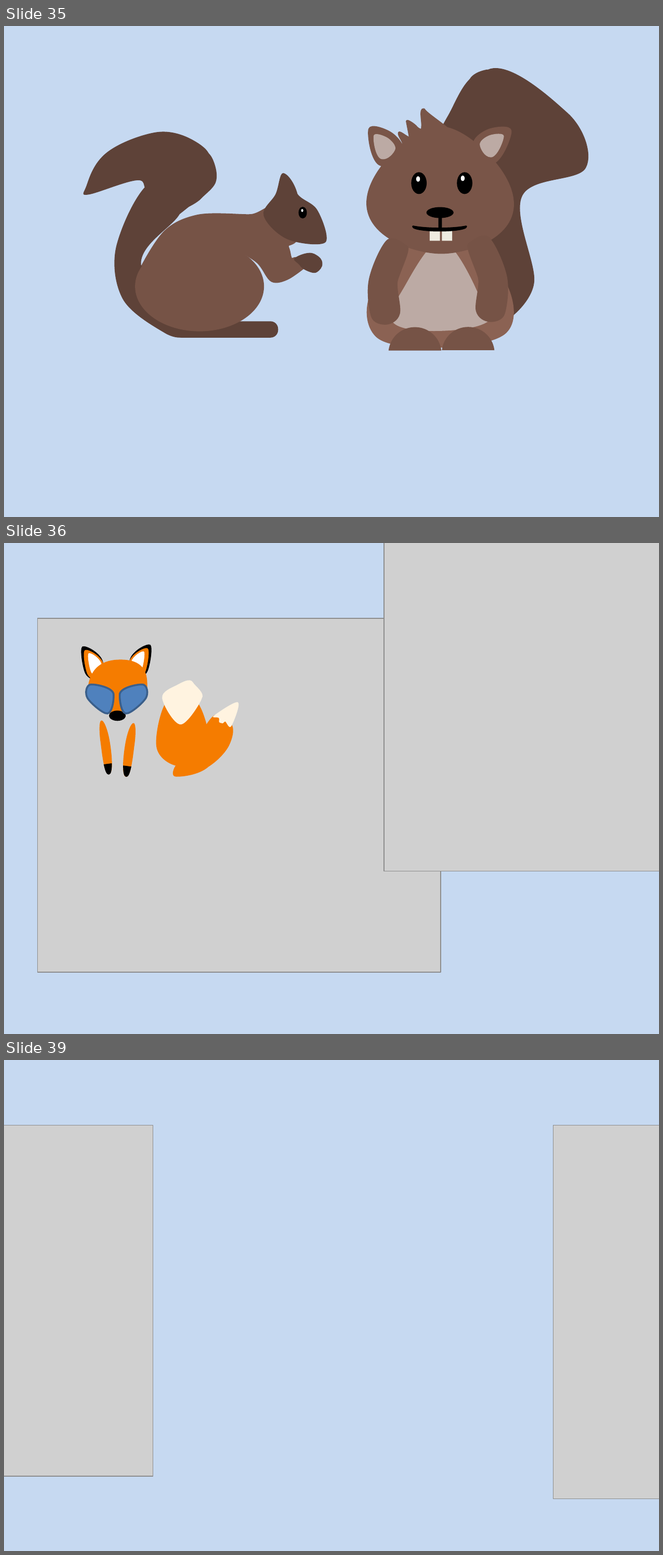
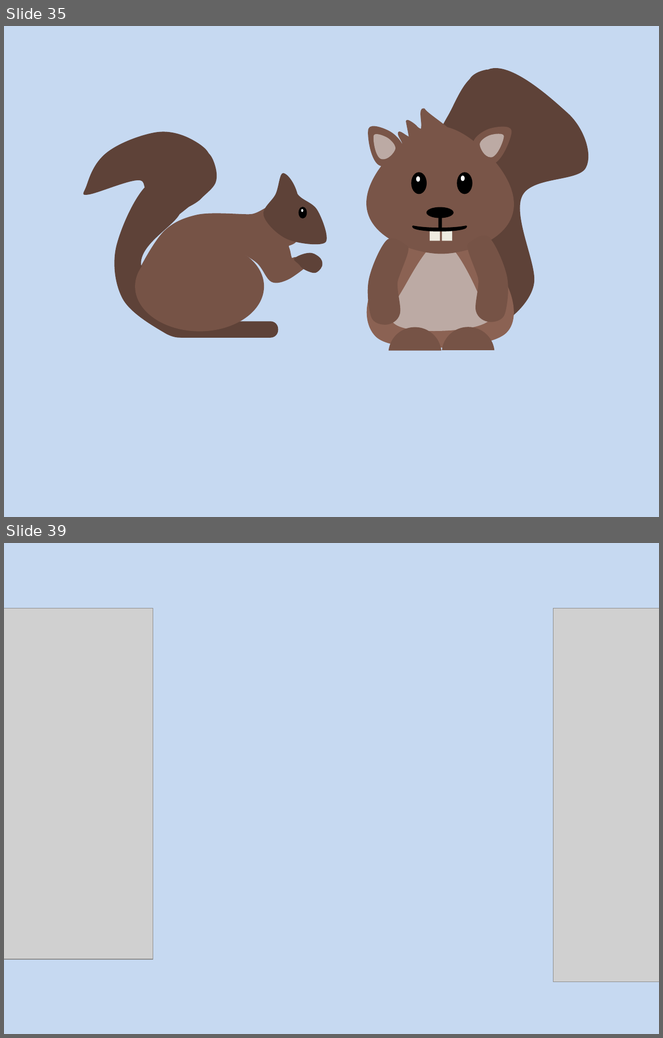
Before and after one commit to gustavoFG28/Ludit, a slide deck: Historias/fundos.pptx. Shown one above the other, each under a label of ours: slides 35, 36 and 39 before the commit, slides 35 and 39 after it; the slides between them are not shown. The pictures are 663x1555 and 663x1038 pixels, drawn with LibreOffice and Linux fonts; fonts in the diff are those of the drawing; grey boxes stand for pictures. Boxes give left, top, right and bottom in pixels: in the first picture for what was removed or moved away, otherwise in the second. Text is boxed around its words. In the diff, an @@ line names an element or a change of style, - is before the commit and + after.

```diff
--- a/Historias/fundos.pptx
+++ b/Historias/fundos.pptx
@@ slide 36 removed at (4,543,659,1034), background #C6D9F1 @@
@@ picture removed at (384,543,659,871) @@
@@ picture removed at (37,618,441,973) @@
@@ freeform shape removed at (78,642,107,682) @@
@@ freeform shape removed at (81,646,107,683) @@
@@ freeform shape removed at (86,651,104,678) @@
@@ freeform shape removed at (125,645,151,681) @@
@@ freeform shape removed at (126,641,154,681) @@
@@ freeform shape removed at (128,649,146,677) @@
@@ freeform shape removed at (87,659,148,715) @@
@@ freeform shape removed at (162,681,203,725) @@
@@ freeform shape removed at (86,684,113,714) @@
@@ freeform shape removed at (120,684,148,714) @@
@@ freeform shape removed at (156,696,209,767) @@
@@ ellipse removed at (109,711,125,721) @@
@@ freeform shape removed at (213,702,239,727) @@
@@ freeform shape removed at (96,720,115,775) @@
@@ freeform shape removed at (120,722,139,778) @@
@@ freeform shape removed at (173,715,233,777) @@
@@ freeform shape removed at (104,763,114,775) @@
@@ freeform shape removed at (122,765,131,778) @@
```
Also in this commit, not shown: 3 slides changed, 1 slide added.
